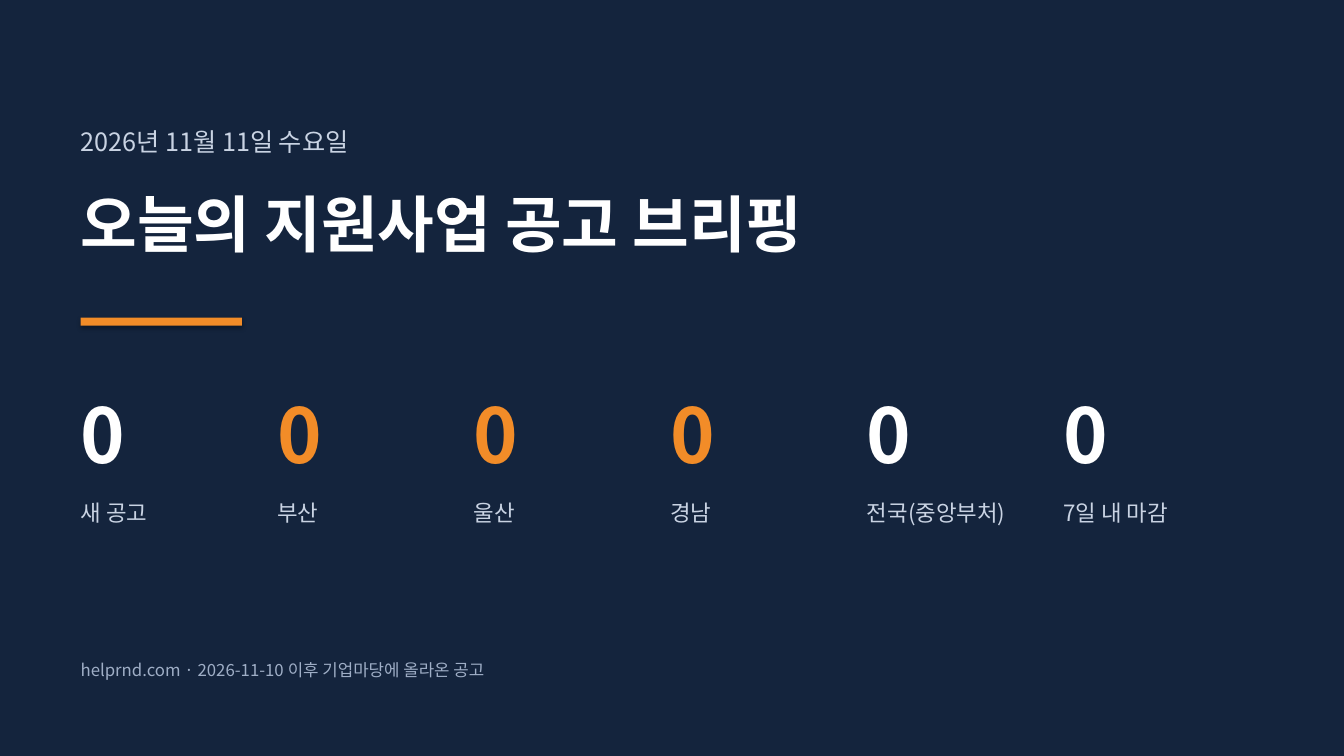
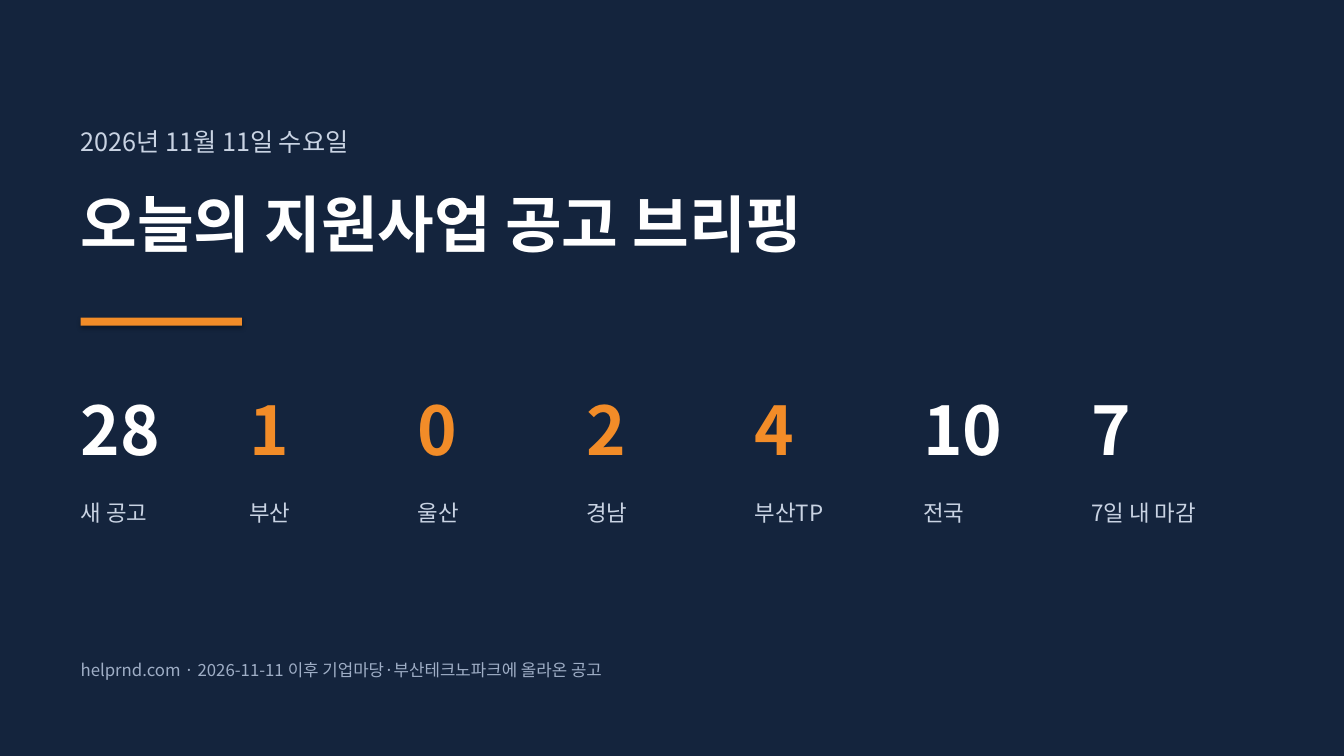
Before and after one commit to juddmank/helprnd.com, a slide deck: slide 1 of site/briefings/2026-11-11_지원사업공고.pptx. Drawn at 1344x756 pixels with LibreOffice and Linux fonts; fonts in the diff are those of the drawing. Boxes give left, top, right and bottom in pixels: in the first picture for what was removed or moved away, otherwise in the second. Text is boxed around its words. In the diff, an @@ line names an element or a change of style, - is before the commit and + after.

```diff
--- a/site/briefings/2026-11-11_지원사업공고.pptx
+++ b/site/briefings/2026-11-11_지원사업공고.pptx
@@ text "0" moved from (x1=474, y1=406, x2=519, y2=464) to (x1=418, y1=404, x2=458, y2=456) @@
@@ text "0" at (x1=418, y1=404, x2=458, y2=456): size 54 to 48 pt @@
@@ text at (x1=81, y1=404, x2=160, y2=456): text changed; size 54 to 48 pt @@
-0
+28
@@ text at (x1=249, y1=405, x2=289, y2=455): text changed; size 54 to 48 pt @@
-0
+1
@@ text at (x1=586, y1=404, x2=626, y2=455): text changed; size 54 to 48 pt @@
-0
+2
@@ text at (x1=755, y1=405, x2=795, y2=455): text changed; size 54 to 48 pt; text colour #FFFFFF to #F28C28 @@
-0
+4
@@ text at (x1=923, y1=404, x2=1002, y2=456): text changed; size 54 to 48 pt @@
-0
+10
@@ text added at (x1=1092, y1=405, x2=1132, y2=455), 48 pt, text #FFFFFF, bold @@
+7
@@ text "부산" moved from (x1=277, y1=502, x2=318, y2=523) to (x1=249, y1=502, x2=290, y2=523) @@
@@ text "울산" moved from (x1=474, y1=502, x2=515, y2=523) to (x1=418, y1=502, x2=459, y2=523) @@
@@ text "경남" moved from (x1=670, y1=502, x2=711, y2=523) to (x1=586, y1=502, x2=627, y2=523) @@
@@ text at (x1=755, y1=502, x2=824, y2=523): text changed @@
-전국(중앙부처)
+부산TP
@@ text added at (x1=923, y1=502, x2=964, y2=523), 16 pt, text #C9D3E3 @@
+전국
@@ text "7일 내 마감" moved from (x1=1063, y1=502, x2=1168, y2=523) to (x1=1092, y1=502, x2=1196, y2=523) @@
@@ text at (x1=81, y1=662, x2=602, y2=680): text changed @@
-helprnd.com · 2026-11-10 이후 기업마당에 올라온 공고
+helprnd.com · 2026-11-11 이후 기업마당·부산테크노파크에 올라온 공고
```
Also in this commit, not shown: 1 other slide changed, 17 slides added, 6 other files.
